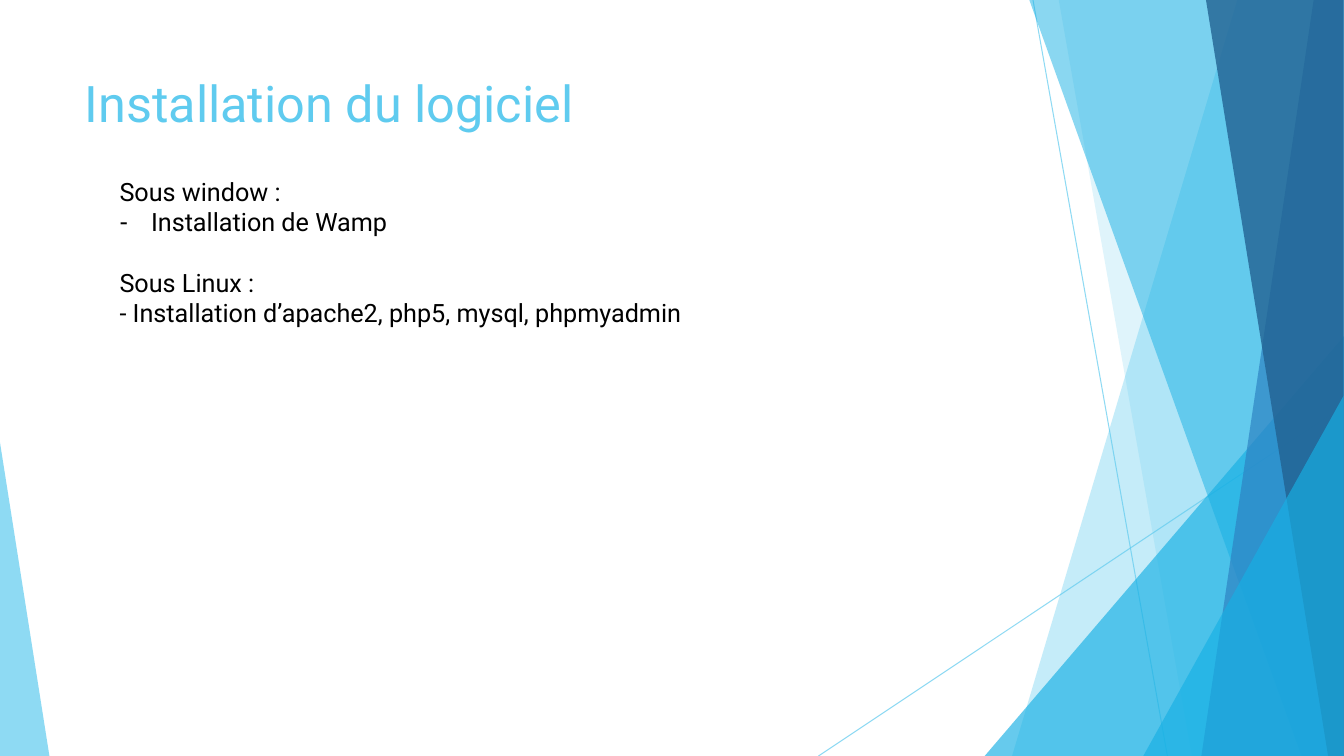
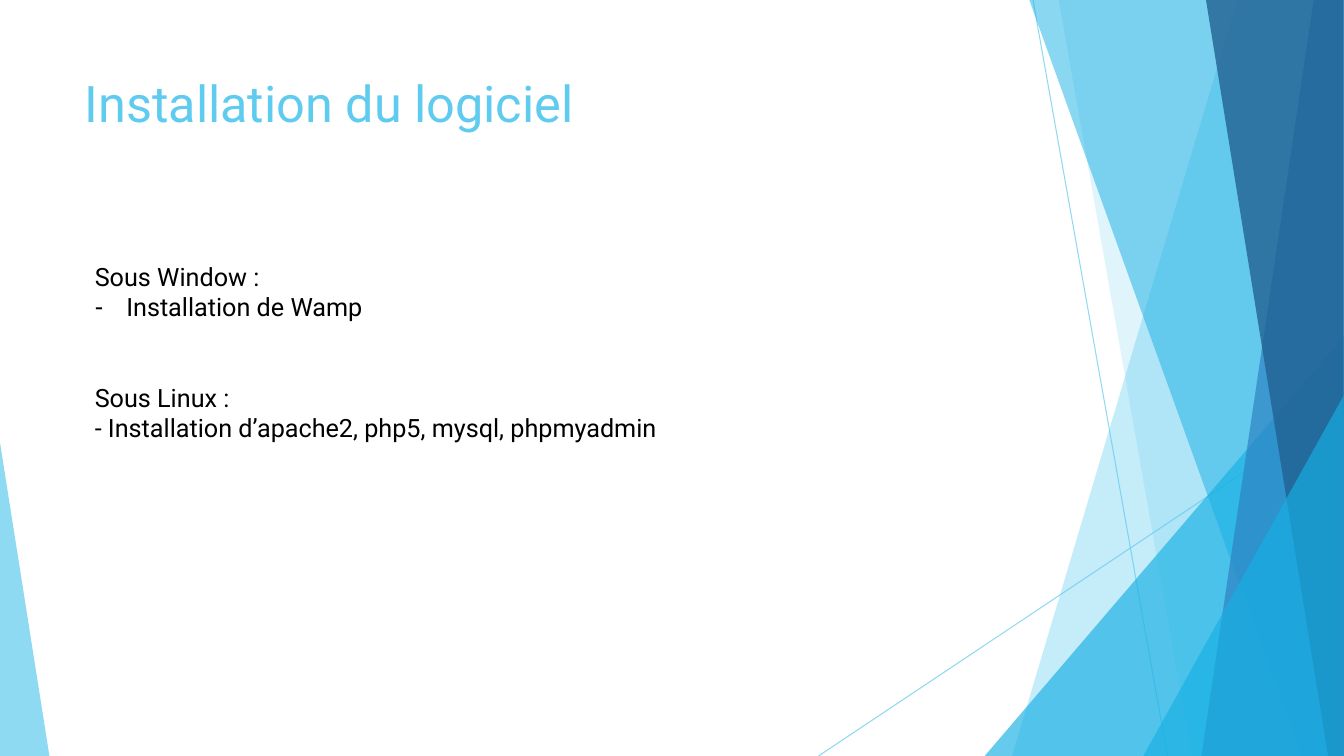
Before and after one commit to Maxime001/Statistiques, a slide deck: slide 5 of doc/Presentation05072016.pptx. Drawn at 1344x756 pixels with LibreOffice and Linux fonts; fonts in the diff are those of the drawing. Boxes give left, top, right and bottom in pixels: in the first picture for what was removed or moved away, otherwise in the second. Text is boxed around its words. In the diff, an @@ line names an element or a change of style, - is before the commit and + after.

Commit message:
ppt

```diff
--- a/doc/Presentation05072016.pptx
+++ b/doc/Presentation05072016.pptx
@@ text "Sous Window :": place and size @@
-text "Sous Window :" at [120,182,681,328]
+text "Sous Window :" at [95,267,656,443]
@@ text at [95,267,247,287]: text changed @@
-Sous window :
+Sous Window :
```
Also in this commit, not shown: 1 other slide changed, 1 slide added, 1 slide removed.
